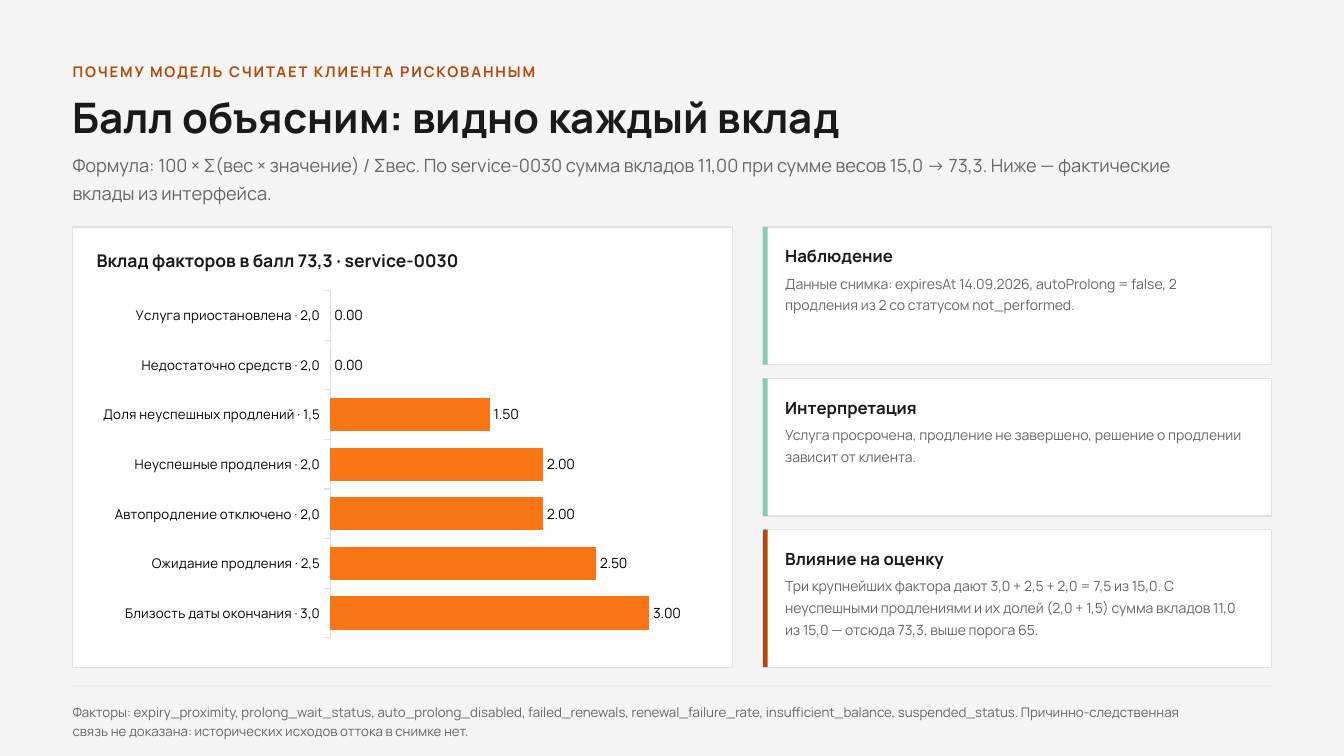
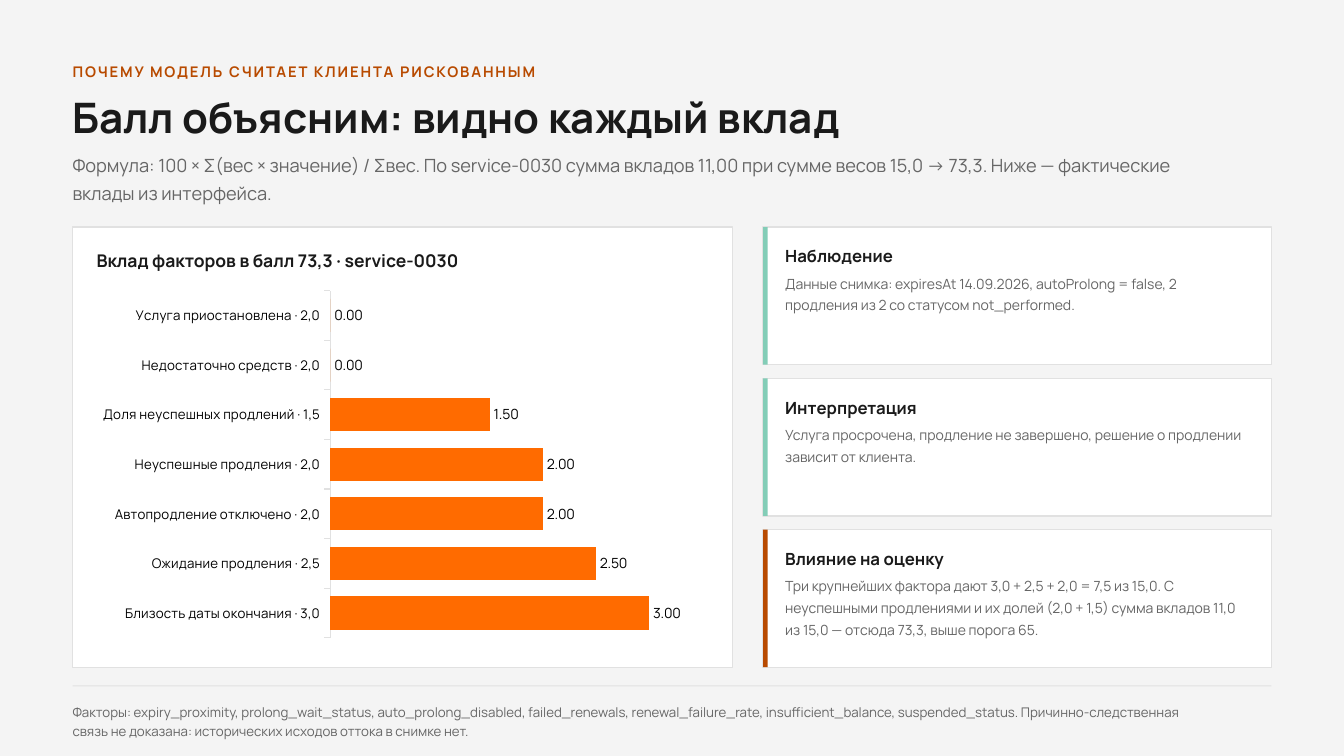
Before and after one commit to ForgeLabHub/ForgeAezaAnalizer, a slide deck: slide 5 of aeza_hackathon_osen_2026.pptx. Drawn at 1344x756 pixels with LibreOffice and Linux fonts; fonts in the diff are those of the drawing. Boxes give left, top, right and bottom in pixels: in the first picture for what was removed or moved away, otherwise in the second. Text is boxed around its words. In the diff, an @@ line names an element or a change of style, - is before the commit and + after.

```diff
--- a/aeza_hackathon_osen_2026.pptx
+++ b/aeza_hackathon_osen_2026.pptx
@@ bar chart at <box>91,283,715,645</box> @@
@@ colour of Series 1 #F97415 to #FF6B00 @@
```
Also in this commit, not shown: 9 other slides changed, 16 other files.
